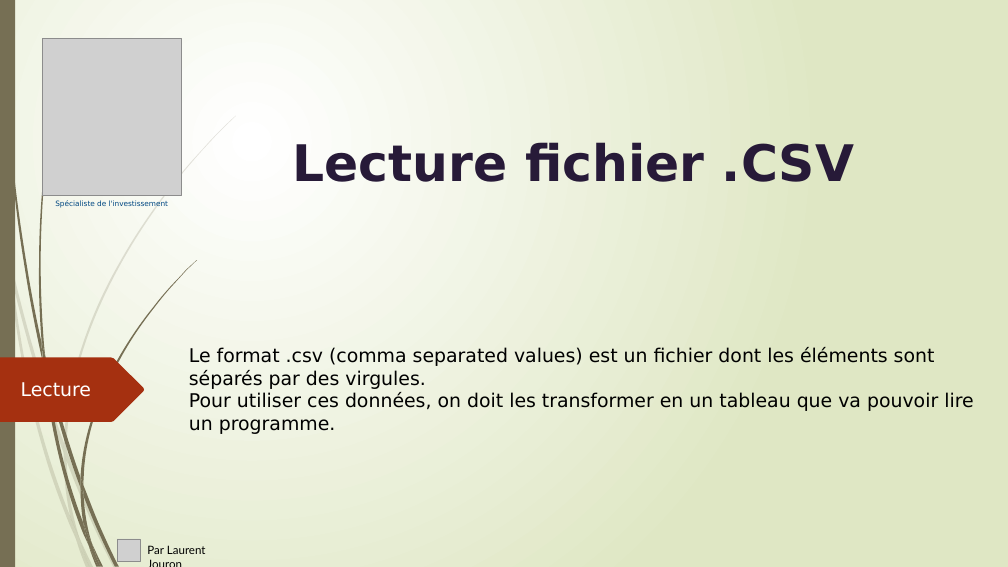
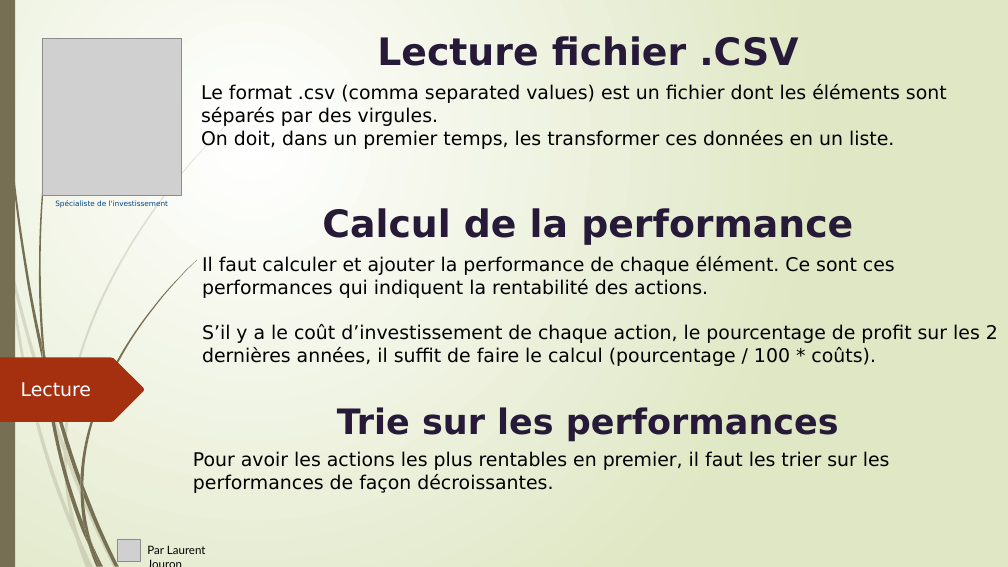
Before and after one commit to LaurentJouron/Python_algo_invest_trade, a slide deck: slide 2 of pptx/algo invest.pptx. Drawn at 1008x567 pixels with LibreOffice and Linux fonts; fonts in the diff are those of the drawing; grey boxes stand for pictures. Boxes give left, top, right and bottom in pixels: in the first picture for what was removed or moved away, otherwise in the second. Text is boxed around its words. In the diff, an @@ line names an element or a change of style, - is before the commit and + after.

Commit message:
path pptx -> remove optimized and fusion with algo invest.pptx

```diff
--- a/pptx/algo invest.pptx
+++ b/pptx/algo invest.pptx
@@ title "Lecture fichier .CSV": place and size @@
-title "Lecture fichier .CSV" at (293,142,854,182)
+title "Lecture fichier .CSV" at (377,36,798,66)
@@ title "Lecture fichier .CSV" at (377,36,798,66): size 48 to 36 pt @@
@@ text "Le format .csv (comma separated ...": place and size @@
-text "Le format .csv (comma separated ..." at (189,347,973,434)
+text "Le format .csv (comma separated ..." at (201,84,947,149)
@@ text at (201,130,894,149): text changed @@
-Pour utiliser ces données, on doit les transformer en un tableau que va pouvoir lire un programme.
+On doit, dans un premier temps, les transformer ces données en un liste.
@@ text added at (322,208,853,245), 36 pt, text #271A38, bold @@
+Calcul de la performance
@@ text added at (202,256,998,366), 18 pt, text #000000 @@
+Il faut calculer et ajouter la performance de chaque élément. Ce sont ces performances qui indiquent la rentabilité des actions.
+S’il y a le coût d’investissement de chaque action, le pourcentage de profit sur les 2 dernières années, il suffit de faire le calcul (pourcentage / 100 * coûts).
@@ text added at (337,407,839,442), 33.3 pt, text #271A38, bold @@
+Trie sur les performances
@@ text added at (193,451,890,493), 18 pt, text #000000 @@
+Pour avoir les actions les plus rentables en premier, il faut les trier sur les performances de façon décroissantes.
```
Also in this commit, not shown: 5 other slides changed, 4 slides added, 2 slides removed, 6 other files.
